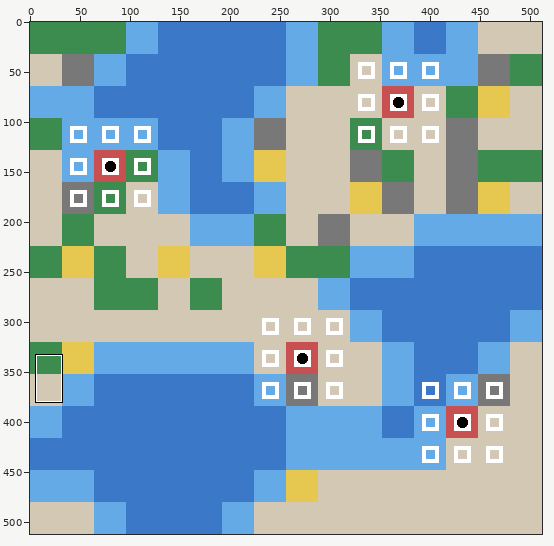
Sprite sheet: pol_env/Tribes/img_step_0.png. The first picture is a wide view before the edit; the outline marks the close-up.
Close-up. Earlier state:
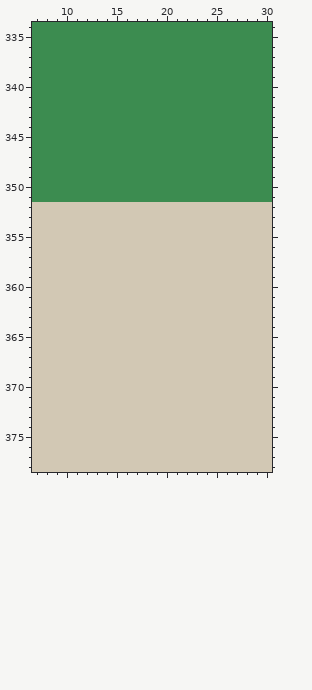
The file is 512x512 pixels. Colours within 5 levels of each other are drawn and written as one. Shown: x 7..30, y 334..378. The commit also changed other parts of the picture, which this record leaves out.
After the commit:
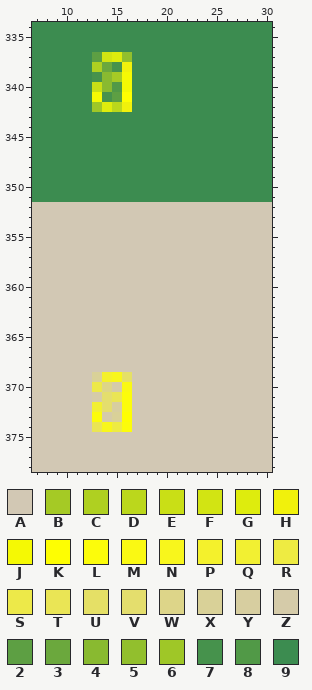
Palette (. is transparent): A #d2c8b4  B #a5ca25  C #afd021  D #bbd71c  E #c9df16  F #d2e413  G #deec0d  H #f1f10c  J #f5f904  K #fefe02  L #fcfc0b  M #faf913  N #f8f61c  P #f4f12c  Q #f2f032  R #eeeb42  S #ede949  T #eae555  U #e5e066  V #e4de6d  W #ddd589  X #d9d198  Y #d7cea0  Z #d5cba9  2 #5d9f43  3 #6ba83d  4 #89ba30  5 #92bf2d  6 #9fc727  7 #46924c  8 #519947  9 #3c8c50
Diff:
y 337: x 13..16 9999 -> 2FG5
y 338: x 13..16 9999 -> C37H
y 339: x 13..16 9999 -> 74BJ
y 340: x 13..16 9999 -> E48J
y 341: x 13..16 9999 -> J72K
y 342: x 13..16 9999 -> 6GDH
y 369: x 13..16 AAAA -> XPNU
y 370: x 13..16 AAAA -> SWZM
y 371: x 13..16 AAAA -> ZVTL
y 372: x 13..16 AAAA -> QVYL
y 373: x 13..16 AAAA -> LZXK
y 374: x 13..16 AAAA -> TNRL
